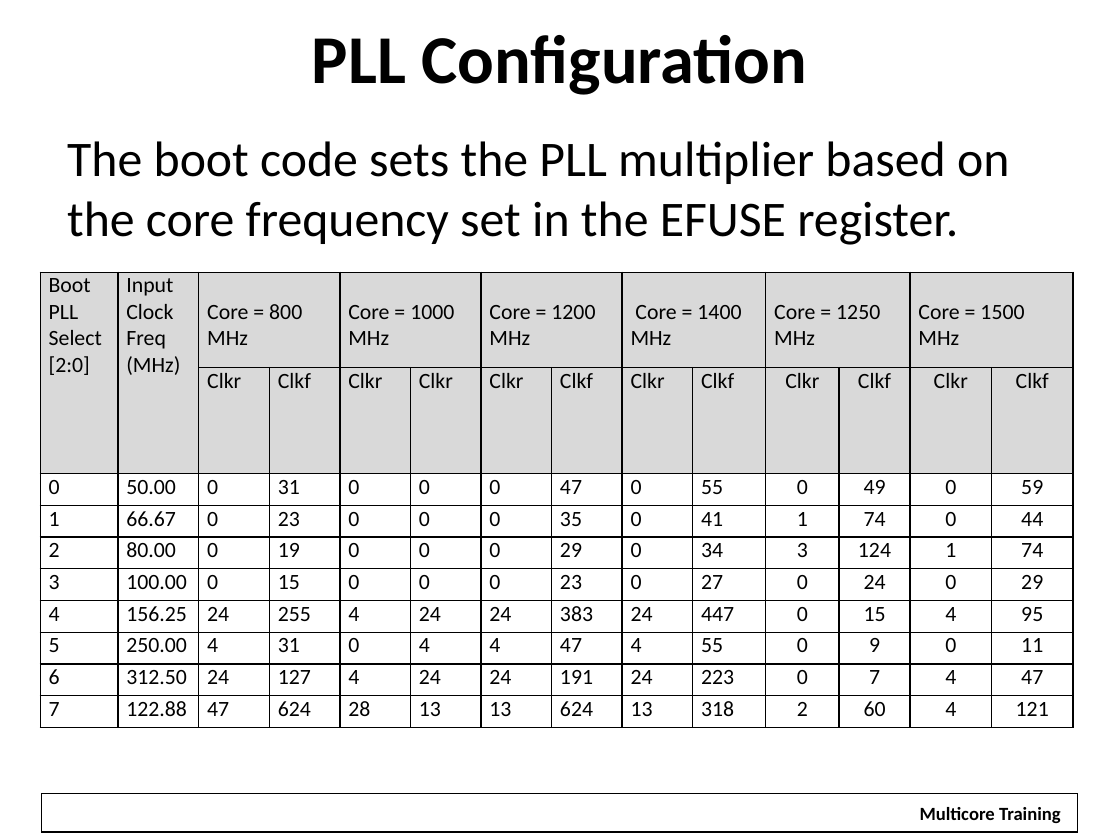
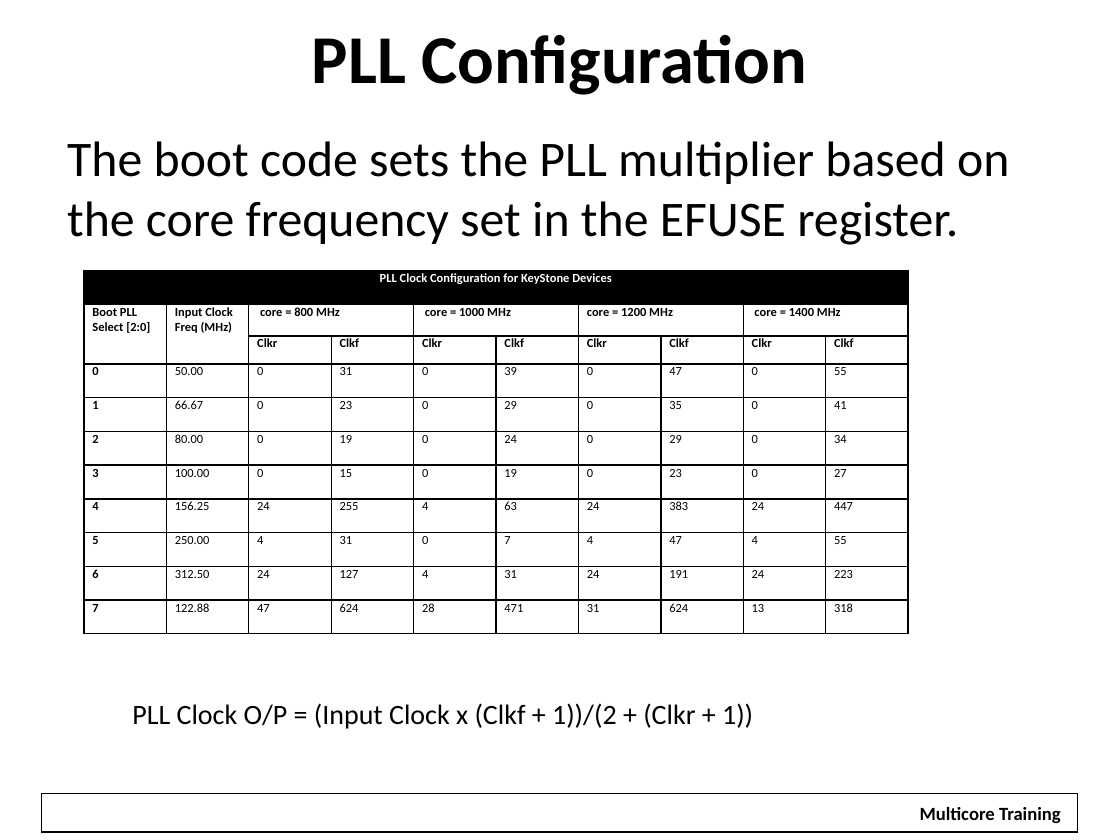
Before and after one commit to hari1989/keystone-workshop, a slide deck: slide 12 of slides/KeyStone Bootloader.pptx (slide 8 before the commit). Drawn at 1120x840 pixels with LibreOffice and Linux fonts; fonts in the diff are those of the drawing; background and template pictures are left out. Boxes give left, top, right and bottom in pixels: in the first picture for what was removed or moved away, otherwise in the second. Text is boxed around its words. In the diff, an @@ line names an element or a change of style, - is before the commit and + after.

```diff
--- a/slides/KeyStone Bootloader.pptx
+++ b/slides/KeyStone Bootloader.pptx
@@ table at [84,271,913,634] @@
-Boot PLL Select [2:0] | Input Clock Freq (MHz) | Core = 800 MHz |  | Core = 1000 MHz |  | Core = 1200 MHz |  | Core = 1400 MHz |  | Core = 1250 MHz |  | Core = 1500 MHz | 
- |  | Clkr | Clkf | Clkr | Clkr | Clkr | Clkf | Clkr | Clkf | Clkr | Clkf | Clkr | Clkf
-0 | 50.00 | 0 | 31 | 0 | 0 | 0 | 47 | 0 | 55 | 0 | 49 | 0 | 59
-1 | 66.67 | 0 | 23 | 0 | 0 | 0 | 35 | 0 | 41 | 1 | 74 | 0 | 44
-2 | 80.00 | 0 | 19 | 0 | 0 | 0 | 29 | 0 | 34 | 3 | 124 | 1 | 74
-3 | 100.00 | 0 | 15 | 0 | 0 | 0 | 23 | 0 | 27 | 0 | 24 | 0 | 29
-4 | 156.25 | 24 | 255 | 4 | 24 | 24 | 383 | 24 | 447 | 0 | 15 | 4 | 95
-5 | 250.00 | 4 | 31 | 0 | 4 | 4 | 47 | 4 | 55 | 0 | 9 | 0 | 11
-6 | 312.50 | 24 | 127 | 4 | 24 | 24 | 191 | 24 | 223 | 0 | 7 | 4 | 47
-7 | 122.88 | 47 | 624 | 28 | 13 | 13 | 624 | 13 | 318 | 2 | 60 | 4 | 121
+PLL Clock Configuration for KeyStone Devices |  |  |  |  |  |  |  |  | 
+Boot PLL Select [2:0] | Input Clock Freq (MHz) | core = 800 MHz |  | core = 1000 MHz |  | core = 1200 MHz |  | core = 1400 MHz | 
+ |  | Clkr | Clkf | Clkr | Clkf | Clkr | Clkf | Clkr | Clkf
+0 | 50.00 | 0 | 31 | 0 | 39 | 0 | 47 | 0 | 55
+1 | 66.67 | 0 | 23 | 0 | 29 | 0 | 35 | 0 | 41
+2 | 80.00 | 0 | 19 | 0 | 24 | 0 | 29 | 0 | 34
+3 | 100.00 | 0 | 15 | 0 | 19 | 0 | 23 | 0 | 27
+4 | 156.25 | 24 | 255 | 4 | 63 | 24 | 383 | 24 | 447
+5 | 250.00 | 4 | 31 | 0 | 7 | 4 | 47 | 4 | 55
+6 | 312.50 | 24 | 127 | 4 | 31 | 24 | 191 | 24 | 223
+7 | 122.88 | 47 | 624 | 28 | 471 | 31 | 624 | 13 | 318
@@ table: place and size @@
-table at [40,272,1073,720]
+table at [84,271,913,634]
@@ text added at [132,703,753,729], 18 pt, text #000000 @@
+PLL Clock O/P = (Input Clock x (Clkf + 1))/(2 + (Clkr + 1))
```
Also in this commit, not shown: 11 other slides changed, 8 slides added.
